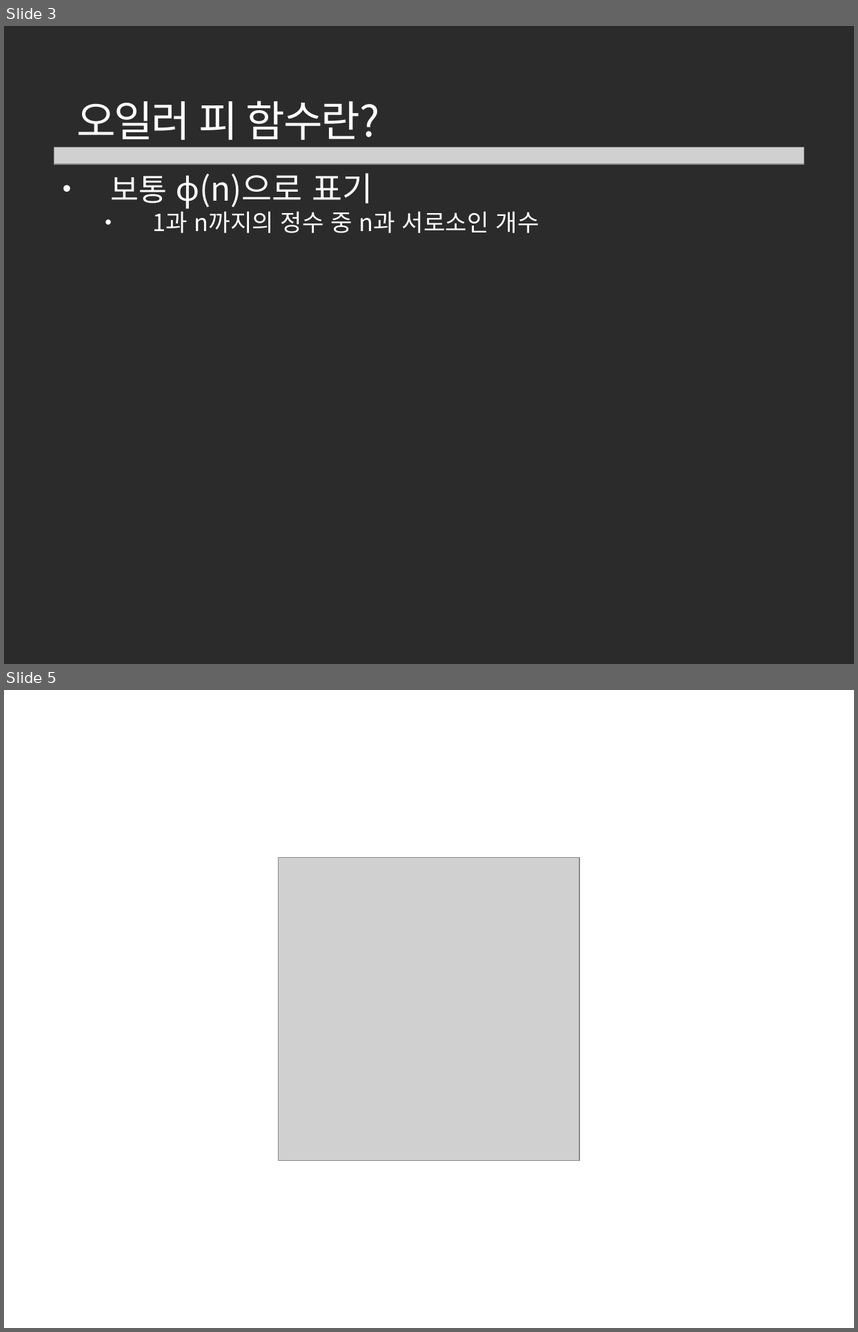
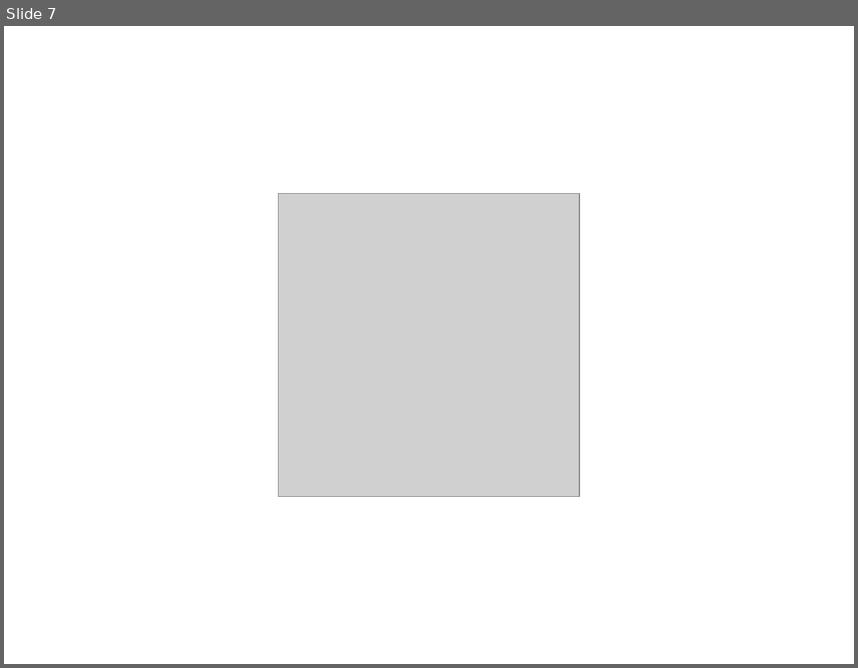
Before and after one commit to wonny-Jo/algorithm, a slide deck: 알고리즘 정리/그리디 알고리즘/그리디 알고리즘.pptx. Shown one above the other, each under a label of ours: slides 3 and 5 before the commit, slide 7 after it; the slides between them are not shown. The pictures are 858x1332 and 858x668 pixels, drawn with LibreOffice and Linux fonts; fonts in the diff are those of the drawing; grey boxes stand for pictures; background and template pictures are left out; a plain dark background stands for a picture behind light text. Boxes give left, top, right and bottom in pixels: in the first picture for what was removed or moved away, otherwise in the second. Text is boxed around its words. In the diff, an @@ line names an element or a change of style, - is before the commit and + after.

```diff
--- a/알고리즘 정리/그리디 알고리즘/그리디 알고리즘.pptx
+++ b/알고리즘 정리/그리디 알고리즘/그리디 알고리즘.pptx
@@ slide 3 removed at (4, 26, 854, 664), background picture (left out) @@
@@ text removed at (76, 101, 380, 148) @@
-오일러 피 함수란?
@@ picture removed at (54, 147, 804, 165) @@
@@ text removed at (110, 173, 539, 233) @@
-• 보통 ϕ(n)으로 표기
-  • 1과 n까지의 정수 중 n과 서로소인 개수
@@ what was slide 5 is now slide 7 @@
```
Also in this commit, not shown: 4 slides changed, 5 slides added, 2 other slides removed.
